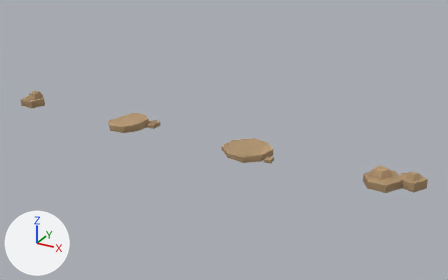
Two versions of the glTF model assets/hellrider/environment/pebbles.glb, one commit apart.
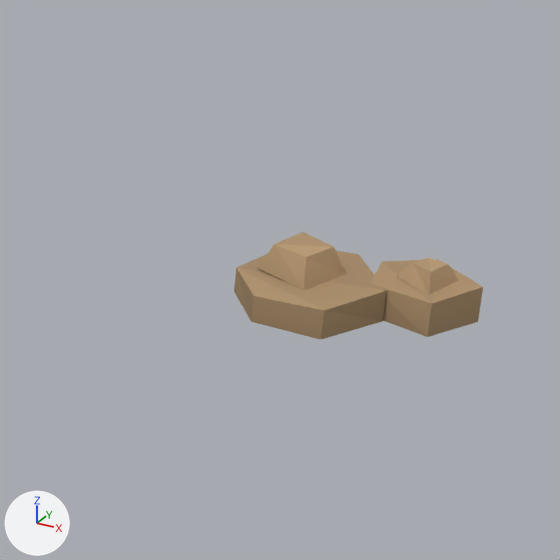
The first picture shows the older version from a 50 mm lens placed at (4.45, -7.03, 3.62), pointed at (0.5, 0.17, 0.02). The close-ups show the older and then the newer version on the part from 67% to 100% of the width and 37% to 90% of the height of that picture. Only the edits that show in the close-ups are written down. The axes (+X, +Y, +Z) are drawn at lower left. The lights are the same throughout. Where no turn or scale is listed for an object, it has been applied to the vertices. Vertices at exactly the same position are counted once.

The scene before the commit, as lines of its bpy script (objects in view):
```python
me_pebble_3 = bpy.data.meshes.new('pebble_3')
me_pebble_3.from_pydata(...)  # 38 vertices, 56 faces; spans x -0.375..0.375, y -0.254..0.254, z 0.0..0.196
me_pebble_3.materials.append(mat_surface)
ob_pebble_3 = bpy.data.objects.new('pebble_3', me_pebble_3)
ob_pebble_3.location = (3.0, 0.0, 0.0)
```
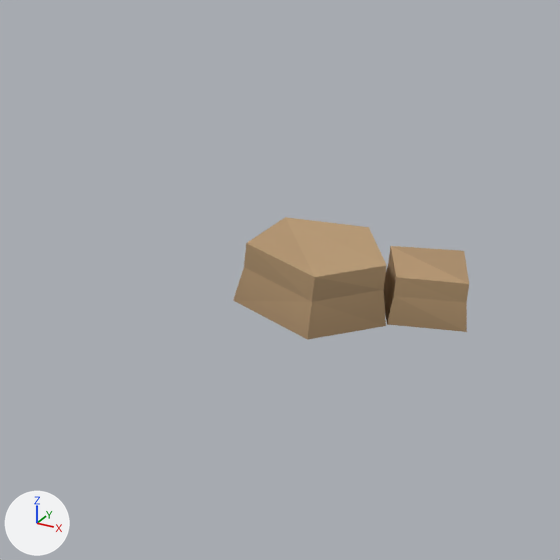
The change in detail:
me_pebble_3 is used by ob_pebble_3; location (3.0, 0.0, 0.0).
me_pebble_3 had 38 vertices, 56 faces and spanned x -0.375..0.375, y -0.254..0.254, z 0.0..0.196.
me_pebble_3 now has 27 vertices, 51 faces and spans x -0.358..0.358, y -0.274..0.274, z 0.0..0.21.
me_pebble_3 part 1: the loose piece of 12 vertices spanning x -0.375..0.106, y -0.254..0.194, z 0.0..0.111 is rebuilt with 15 vertices and now spans x -0.358..0.123, y -0.274..0.21, z 0.0..0.21.
me_pebble_3 part 2: the loose piece of 10 vertices spanning x 0.04..0.375, y -0.075..0.254, z 0.0..0.126 is rebuilt with 12 vertices and now spans x 0.044..0.358, y -0.052..0.274, z 0.0..0.165.
me_pebble_3 part 3: the loose piece of 8 vertices spanning x -0.312..-0.039, y -0.141..0.141, z 0.099..0.196 is deleted.
me_pebble_3 part 4: the loose piece of 8 vertices spanning x 0.11..0.299, y -0.019..0.171, z 0.117..0.179 is deleted.

Pixel boxes [x1, y1, x2, y2] of what changed, in the close-ups (560 x 560 px):
'pebble_3', reshaped (14% taller): before [234, 232, 483, 340]; after [233, 217, 469, 340]
part 1 of me_pebble_3, rebuilt (38% taller): before [234, 251, 386, 340]; after [233, 217, 387, 340]
part 2 of me_pebble_3, rebuilt (25% narrower, 10% taller): before [370, 259, 483, 337]; after [384, 246, 469, 332]
part 3 of me_pebble_3, deleted (brown): before [256, 232, 346, 290]
part 4 of me_pebble_3, deleted (brown): before [397, 257, 459, 295]
